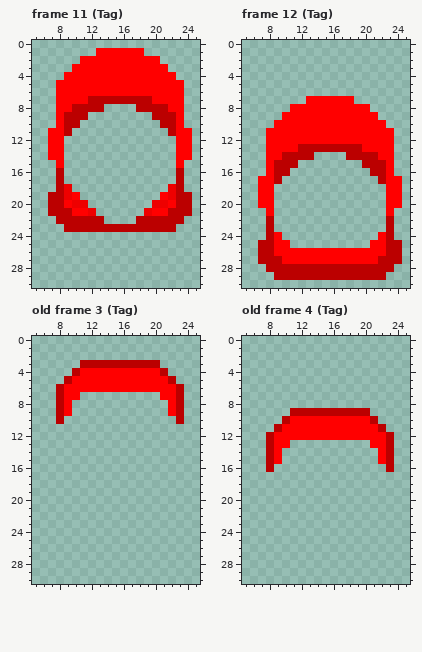
Pixel-art file -- Assets/Resources/Clothes/Hair Front.aseprite. The picture above is the old version.
32x64 pixels, 12 frames. Colours within 5 levels of each other are drawn and written as one. Shown: frame 11 (Tag): x 5..25, y 0..30; frame 12 (Tag): x 5..25, y 0..30; old frame 3 (Tag): x 5..25, y 0..30; old frame 4 (Tag): x 5..25, y 0..30. The commit also changed other frames, which this record leaves out.
New version:
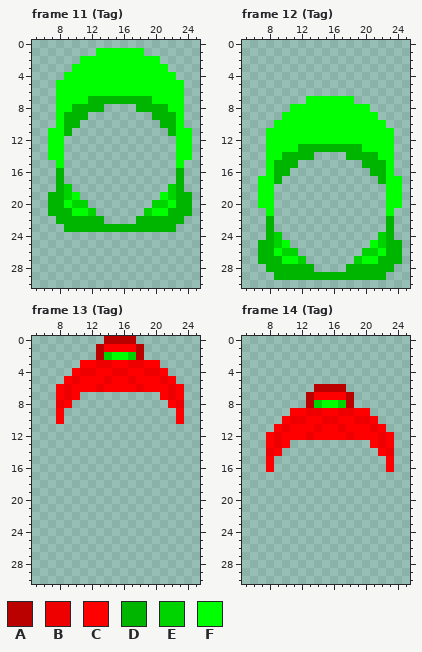
Palette (. is transparent): A #bb0000  B #ee0000  C #ff0000  D #00b500  E #00d400  F #00ff00
A new or re-ordered frame is compared with the old frame closest to it.
The edit:
frames 12 -> 24
Changed rows in their new state; - is an unchanged pixel.
Frame 11 (Tag), layer "Hair":
first column x 7:
 1 ------FFFFFF------
 2 ----FFFFFFFFFF----
 3 ---FFFFFFFFFFFF---
 4 --FFFFFFFFFFFFFF--
 5 -FFFFFFFFFFFFFFFF-
 6 -FFFFFFFFFFFFFFFF-
 7 -FFFFDDDDDDDDFFFF-
 8 -FFDDDD----DDDDFF-
 9 -FDDD--------DDDF-
10 -FDD----------DDF-
11 FFD------------DFF
12 FF--------------FF
13 FF--------------FF
14 FF--------------FF
15 -F--------------F-
16 -D--------------D-
17 -D--------------D-
18 -DE------------ED-
19 DDEF----------FEDD
20 DDFEE--------EEFDD
21 DDDFFE------EFFDDD
22 -DDDDDD----DDDDDD-
23 --DDDDDDDDDDDDDD--
Frame 12 (Tag), layer "Hair":
first column x 7:
 7 ------FFFFFF------
 8 ----FFFFFFFFFF----
 9 ---FFFFFFFFFFFF---
10 --FFFFFFFFFFFFFF--
11 -FFFFFFFFFFFFFFFF-
12 -FFFFFFFFFFFFFFFF-
13 -FFFFDDDDDDDDFFFF-
14 -FFDDDD----DDDDFF-
15 -FDDD--------DDDF-
16 -FDD----------DDF-
17 FFD------------DFF
18 FF--------------FF
19 FF--------------FF
20 FF--------------FF
21 -F--------------F-
22 -D--------------D-
23 -D--------------D-
24 -DE------------ED-
25 DDEF----------FEDD
26 DDFEE........EEFDD
27 DDDFFE......EFFDDD
28 -DDDDDD....DDDDDD-
29 --DDDDDDDDDDDDDD--
Frame 13 (Tag) is new; against old frame 3 (Tag), layer "Hair":
first column x 8:
 0 ------AAAA------
 1 -----ACCCCA-----
 2 -----AEFFEA-----
 3 ---CCBBCCBBCC---
 4 --CBB--BB--BBC--
 5 -CB---B--B---BC-
 6 CB---B----B---BC
 7 CB------------BC
 8 B--------------B
 9 C.------------.C
10 C--------------C
Frame 14 (Tag) is new; against old frame 4 (Tag), layer "Hair":
first column x 8:
 6 ------AAAA------
 7 -----ACCCCA-----
 8 -----AEFFEA-----
 9 ---CCBBCCBBCC---
10 --CBB--BB--BBC--
11 -CB---B--B---BC-
12 CB---B----B---BC
13 CB------------BC
14 B--------------B
15 C.------------.C
16 C--------------C
Changed places in both pictures, as pixel boxes (x1, y1, x2, y2):
changed: (48, 48, 192, 232)
changed: (258, 96, 402, 280)
changed: (56, 336, 184, 424)
changed: (266, 384, 394, 472)
